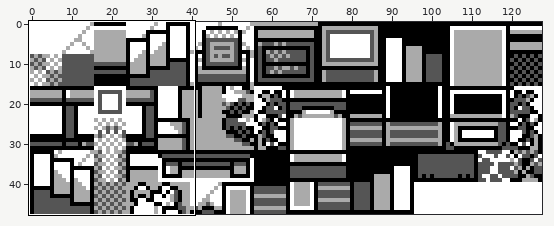
File history of a sprite sheet, gfx/tilesets/cemetery.png. The first picture is a wide view before the edit; the outline marks the close-up.
Close-up. Before the commit:
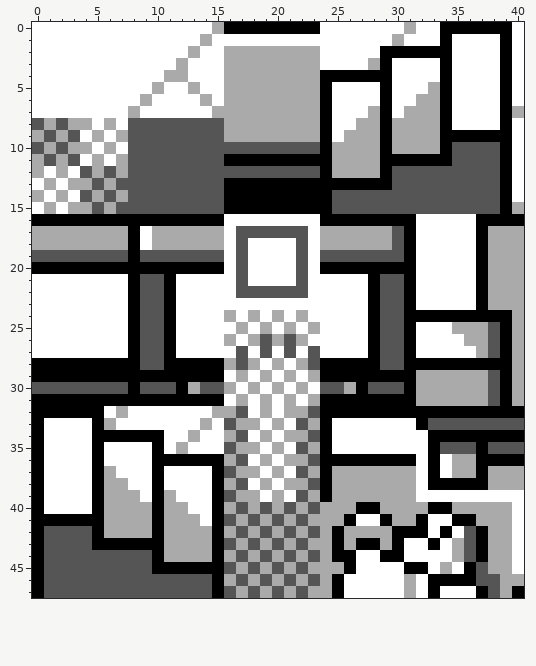
The file is 128x48 pixels. Shown: x 0..40, y 0..47.
Now the later version:
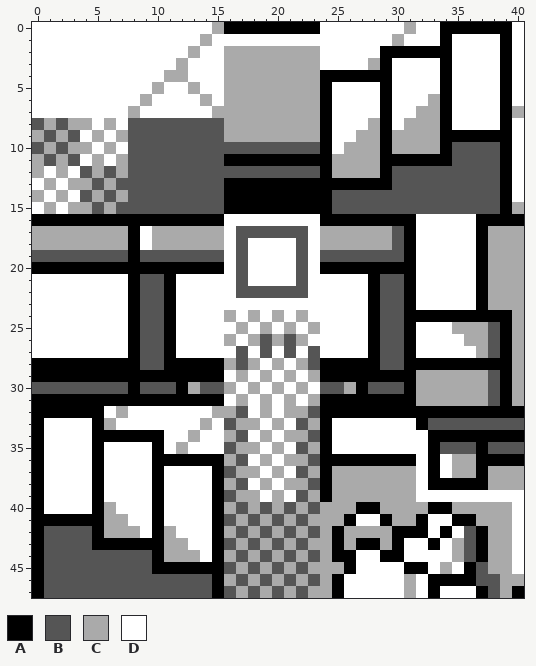
Palette (. is transparent): A #000000  B #555555  C #aaaaaa  D #ffffff
Edits made:
Colour C becomes colour D in row 5 at x 33; in row 6 at x 32; in row 7 at x 28 and 31; in row 8 at x 27 and 30; in row 9 at x 26; in row 10 at x 25.
Colour C becomes colour D in row 37 at x 6; in row 38 at x 6 to 7; in row 39 at x 6 to 8 and 11; in row 40 at x 7 to 9 and 11 to 12; in row 41 at x 8 to 9 and 11 to 13; in row 42 at x 9 and 12 to 14.
Colour C becomes colour D in row 43 at x 13 to 14; in row 44 at x 14.
Boxes around the changes in both close-ups, in picture pixels (x1, y1, x2, y2):
changed: (332, 82, 440, 154)
changed: (104, 466, 212, 562)
